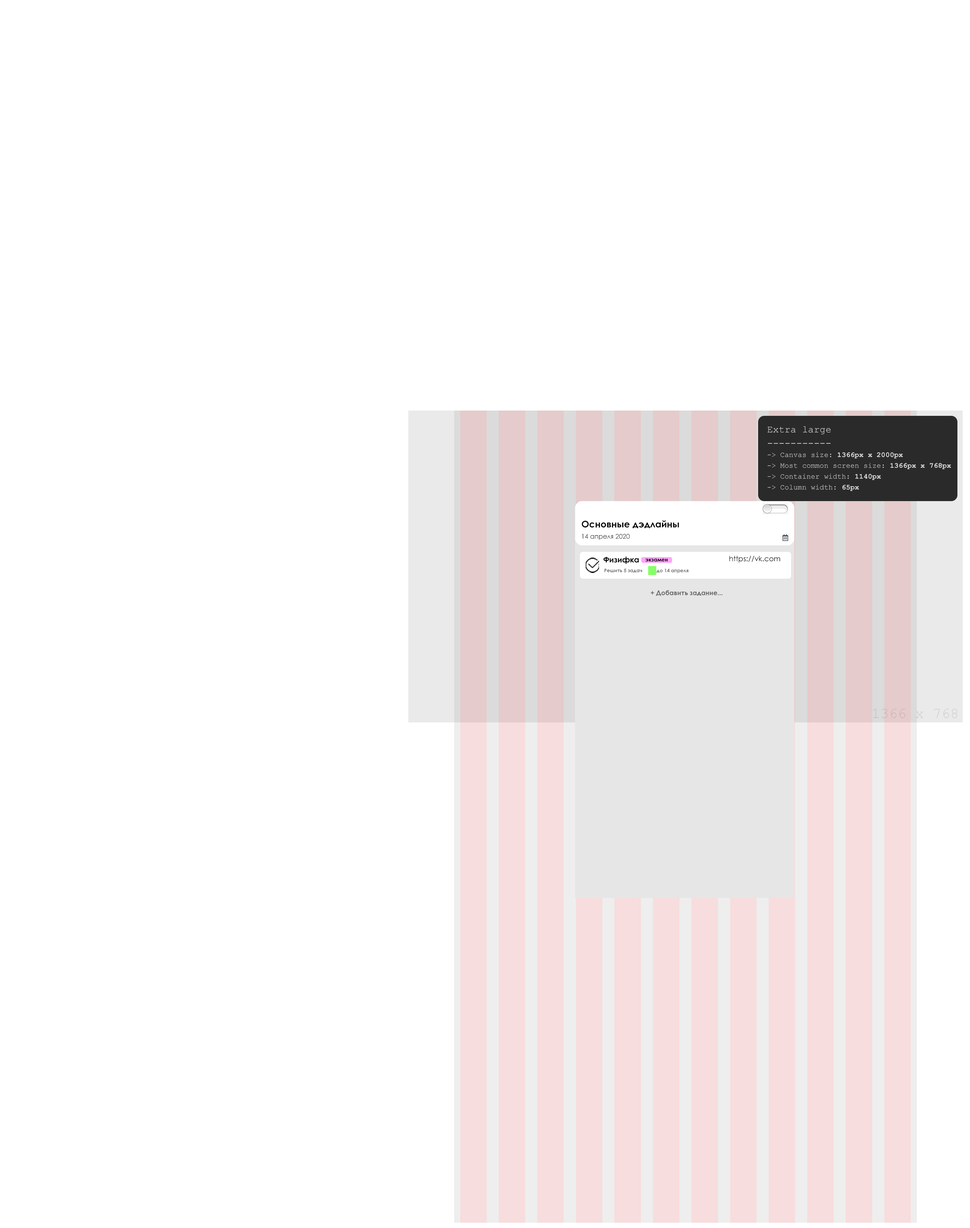
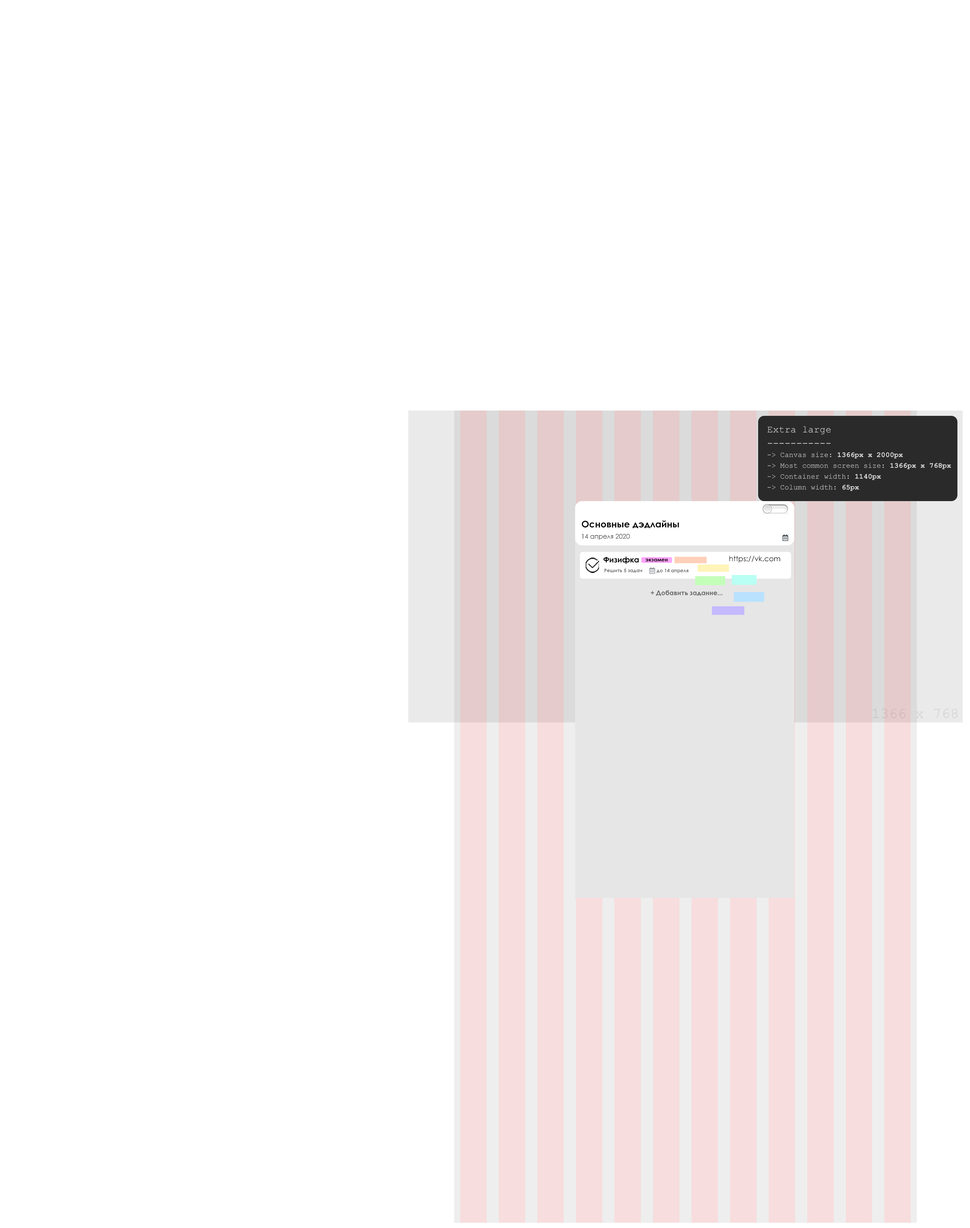
The second 970 × 1228 image is a revision of the first. Changes to its layers:
added layer "Слой 10" in group "tags" over (x1=674, y1=556, x2=765, y2=615)
hid "Слой 8" over (x1=648, y1=556, x2=765, y2=615)
